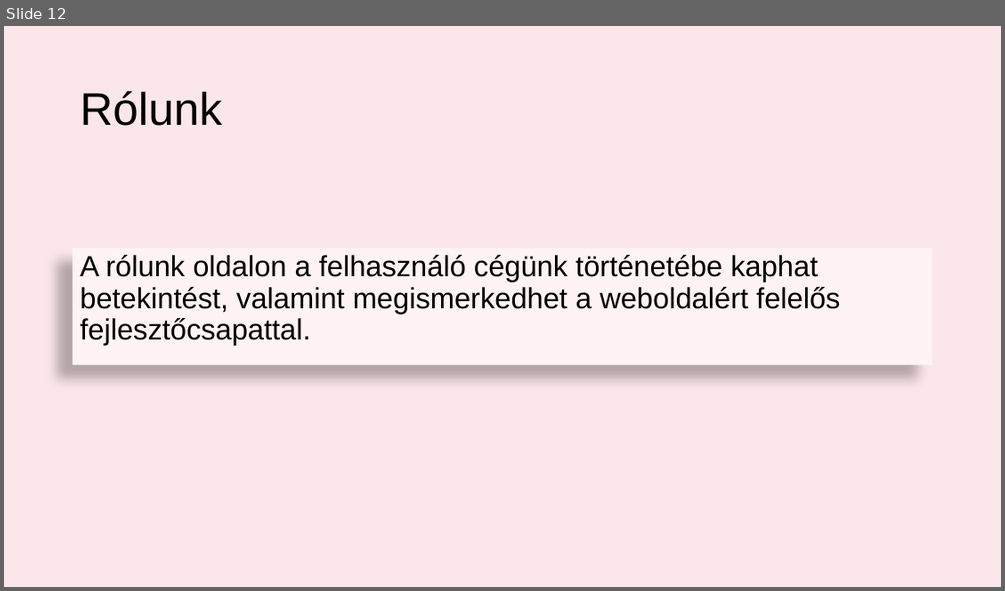
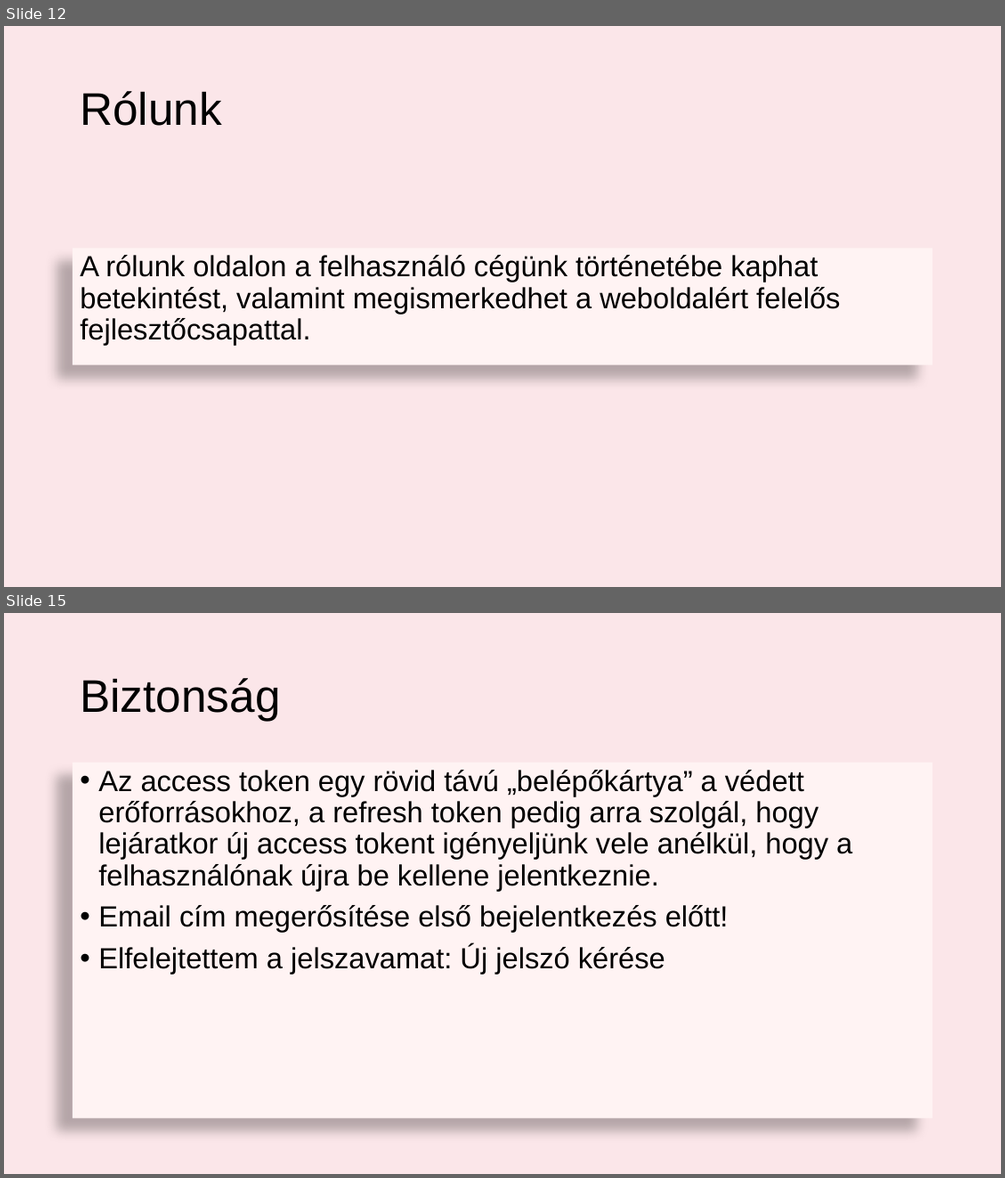
Before and after one commit to gerync/oakNglass, a slide deck: Oak&Glass.pptx. Shown one above the other, each under a label of ours: slide 12 before the commit, slides 12 and 15 after it; the slides between them are not shown. The pictures are 1005x591 and 1005x1178 pixels, drawn with LibreOffice and Linux fonts; fonts in the diff are those of the drawing. Boxes give left, top, right and bottom in pixels: in the first picture for what was removed or moved away, otherwise in the second. Text is boxed around its words. In the diff, an @@ line names an element or a change of style, - is before the commit and + after.

```diff
--- a/Oak&Glass.pptx
+++ b/Oak&Glass.pptx
@@ slide 15 added at [4,613,1001,1174], background #FBE6E9 @@
@@ title added at [80,678,280,721], 44 pt, text #000000 @@
+Biztonság
@@ text added at [73,763,933,1119], fill #FFF3F3, 28 pt, text #000000 @@
+• Az access token egy rövid távú „belépőkártya” a védett erőforrásokhoz, a refresh token pedig arra szolgál, hogy lejáratkor új access tokent igényeljünk vele anélkül, hogy a felhasználónak újra be kellene jelentkeznie.
+• Email cím megerősítése első bejelentkezés előtt!
+• Elfelejtettem a jelszavamat: Új jelszó kérése
```
Also in this commit, not shown: 1 slide changed, 5 other slides added.
